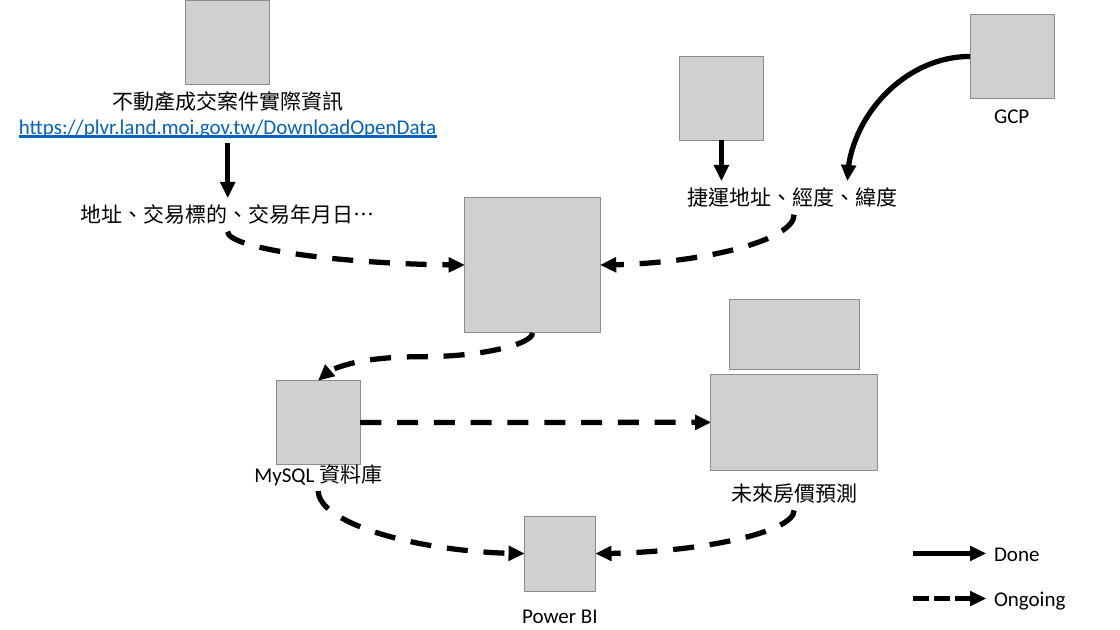
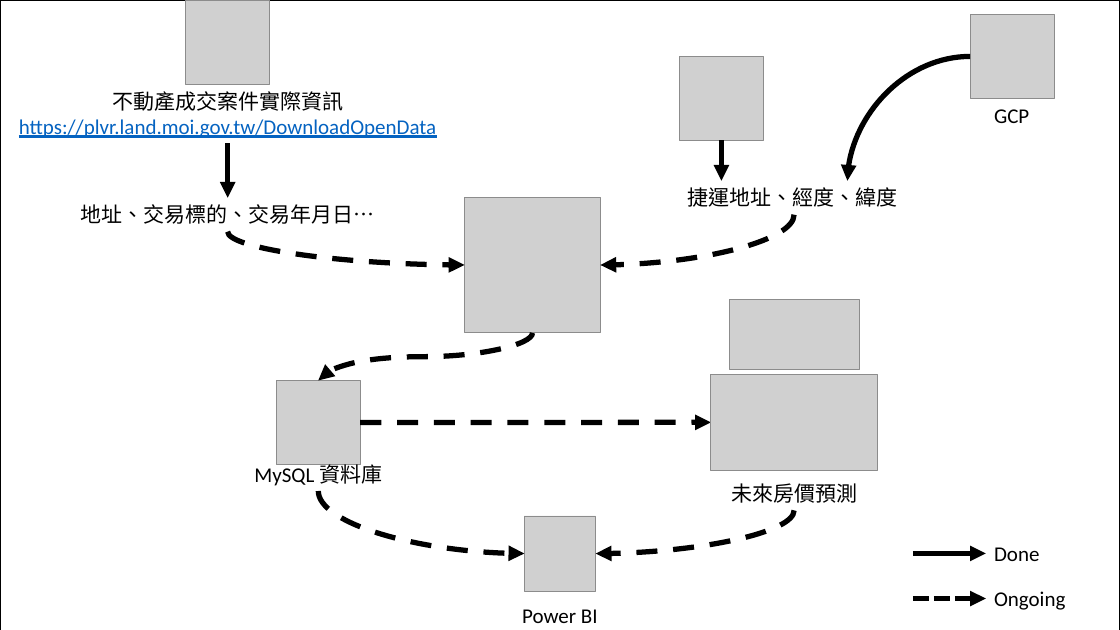
Before and after one commit to Huai-Yuan/TaiwanHousePricesAnalysis, a slide deck: slide 1 of images/Workflow.pptx. Drawn at 1120x630 pixels with LibreOffice and Linux fonts; fonts in the diff are those of the drawing; grey boxes stand for pictures. Boxes give left, top, right and bottom in pixels: in the first picture for what was removed or moved away, otherwise in the second. Text is boxed around its words. In the diff, an @@ line names an element or a change of style, - is before the commit and + after.

```diff
--- a/images/Workflow.pptx
+++ b/images/Workflow.pptx
@@ rectangle added at bbox=[0, 0, 1120, 630], fill #FFFFFF, outline #000000 1 pt @@
```
Also in this commit, not shown: 1 other file.
